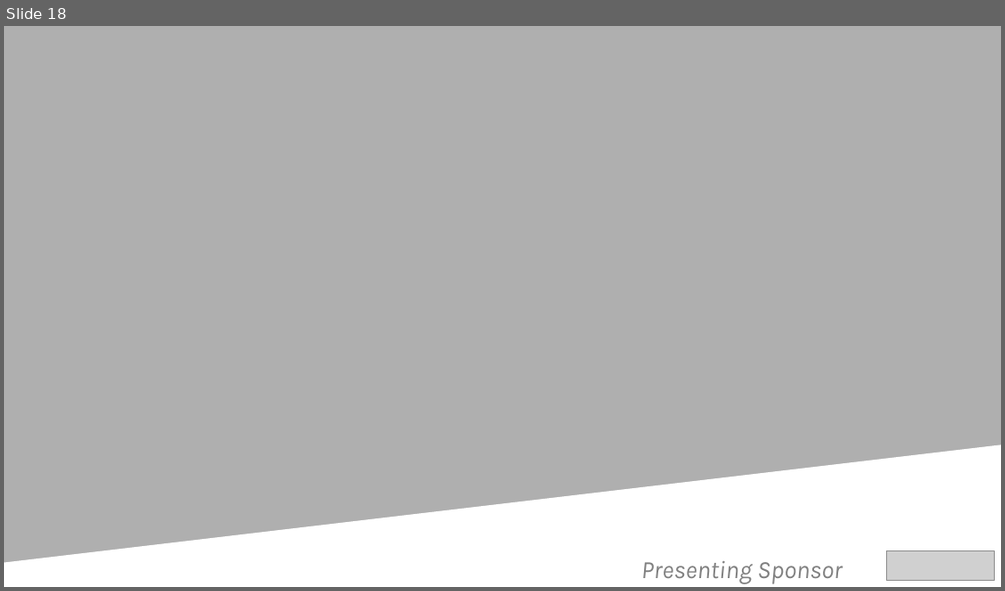
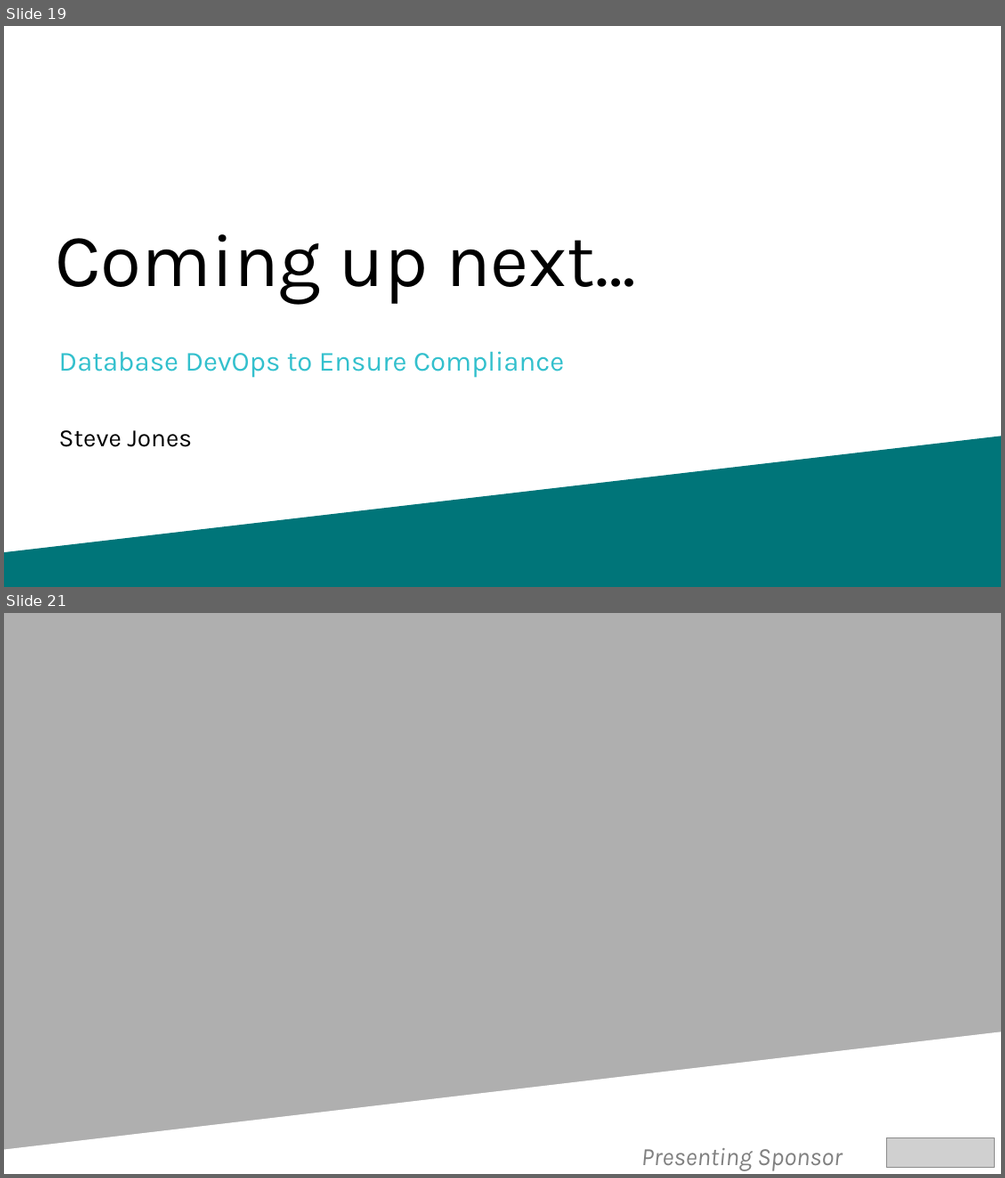
Before and after one commit to SQLDBAWithABeard/Presentations, a slide deck: 2018/24 HoP/PowerShell.pptx. Shown one above the other, each under a label of ours: slide 18 before the commit, slides 19 and 21 after it; the slides between them are not shown. The pictures are 1005x591 and 1005x1178 pixels, drawn with LibreOffice and Linux fonts; fonts in the diff are those of the drawing; grey boxes stand for pictures; background and template pictures are left out. Boxes give left, top, right and bottom in pixels: in the first picture for what was removed or moved away, otherwise in the second. Text is boxed around its words. In the diff, an @@ line names an element or a change of style, - is before the commit and + after.

```diff
--- a/2018/24 HoP/PowerShell.pptx
+++ b/2018/24 HoP/PowerShell.pptx
@@ slide 19 added at <box>4,26,1001,587</box>, background #FFFFFF @@
@@ text added at <box>55,234,636,304</box>, 54 pt, text #000000 @@
+Coming up next…
@@ text added at <box>59,351,564,378</box>, 20 pt, text #33C0CD @@
+Database DevOps to Ensure Compliance
@@ freeform shape added at <box>4,435,1001,587</box>, fill #007579 @@
@@ text added at <box>59,430,193,447</box>, 18 pt, text #000000 @@
+Steve Jones
@@ what was slide 18 is now slide 21 @@
```
Also in this commit, not shown: 3 slides changed, 15 other slides added, 13 slides removed.
